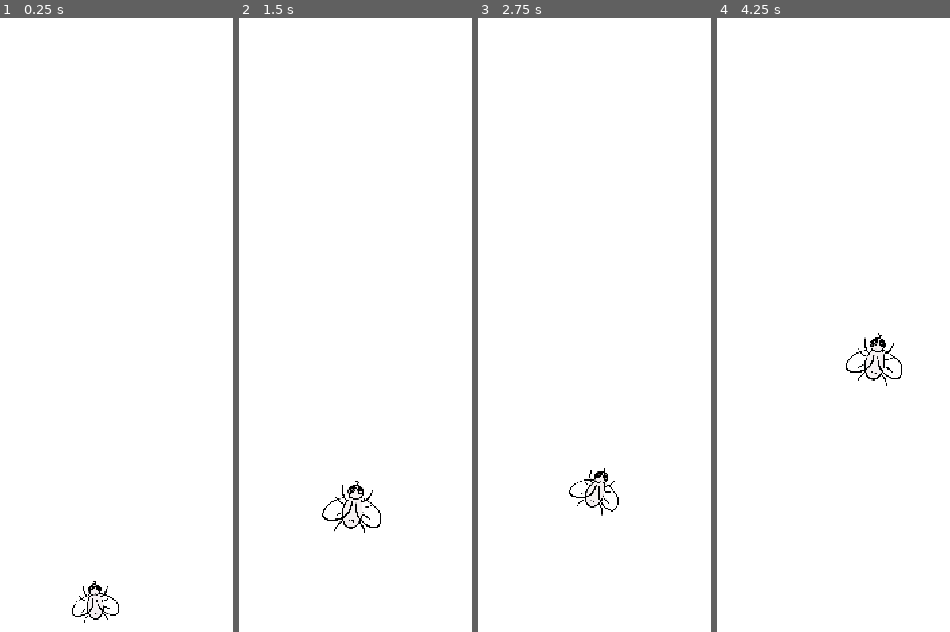
Above: before the commit, frames 1-4 (left to right).
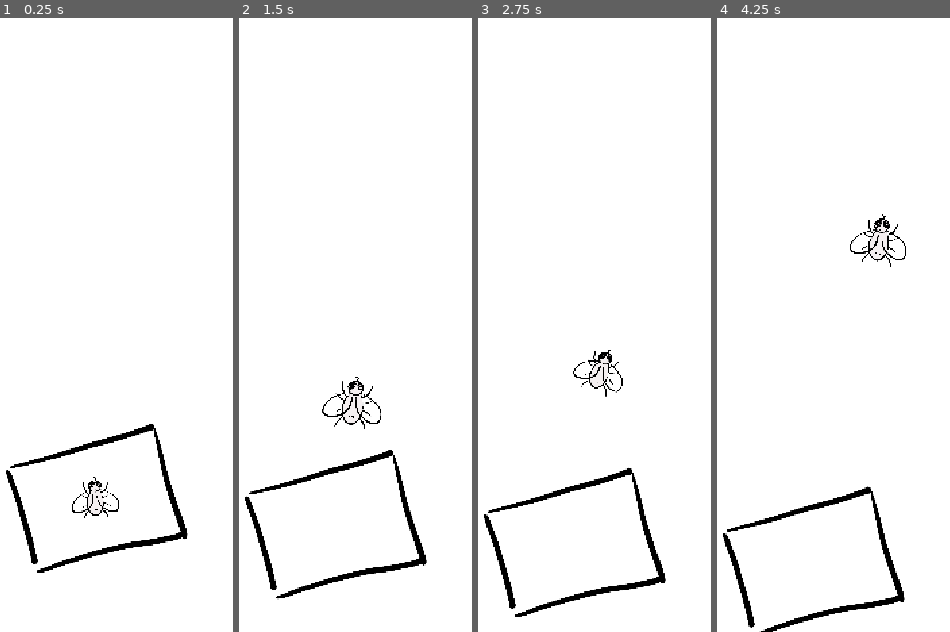
Above: after the commit, the same moments.

Repository: imikhassik/Fly-Game
Game: Godot game, scene res://scenes/test_level.tscn
Same seed, same stepped clock (60 frames per second), same inputs: the game is played once before the commit and once after it.
Inputs:
- Up to frame 1 (0.25 s): no input
- Up to frame 2 (1.5 s): tap Enter at 0.5 s; hold D (move_right) 0.53-1.28 s; tap Q (land) at 0.6, 1.35 s; hold S (move_down, bound only before the commit) from 1.28 s (still down)
- Up to frame 3 (2.75 s): release S (move_down, bound only before the commit) at 2.03 s; hold D (move_right) from 2.03 s (still down); tap Q (land) at 2.1 s
- Up to frame 4 (4.25 s): release D (move_right) at 2.78 s; hold W (move_up) 2.78-3.53 s; tap Q (land) at 2.85, 3.6 s; hold A (move_left) from 3.53 s (still down)

The runs differ from the first frame. In frame 1, 2.5% of the frame differs, in the area x 2-81%, y 66-99%; in frame 2, 2.7%, in the area x 2-81%, y 58-95%; in frame 3, 2.5%; in frame 4, 2.7%.

Commit message:
Implement platform management

Diff:
--- a/project.godot
+++ b/project.godot
@@ -36,12 +36,6 @@
 , Object(InputEventKey,"resource_local_to_scene":false,"resource_name":"","device":-1,"window_id":0,"alt_pressed":false …(186 unchanged characters)…
 ]
 }
-move_down={
-"deadzone": 0.2,
-"events": [Object(InputEventKey,"resource_local_to_scene":false,"resource_name":"","device":-1,"window_id":0,"alt_pressed":false,"shift_pressed":false,"ctrl_pressed":false,"meta_pressed":false,"pressed":false,"keycode":0,"physical_keycode":83,"key_label":0,"unicode":115,"location":0,"echo":false,"script":null)
-, Object(InputEventKey,"resource_local_to_scene":false,"resource_name":"","device":-1,"window_id":0,"alt_pressed":false,"shift_pressed":false,"ctrl_pressed":false,"meta_pressed":false,"pressed":false,"keycode":0,"physical_keycode":4194322,"key_label":0,"unicode":0,"location":0,"echo":false,"script":null)
-]
-}
 move_up={
 "deadzone": 0.2,
 "events": [Object(InputEventKey,"resource_local_to_scene":false,"resource_name":"","device":-1,"window_id":0,"alt_press …(192 unchanged characters)…
--- /dev/null
+++ b/scenes/platform.tscn
@@ -0,0 +1,69 @@
+[gd_scene format=3 uid="uid://7h5mmjjgn5c8"]
+
+[ext_resource type="Script" uid="uid://5uhp1jvq4vh4" path="res://scripts/platform.gd" id="1_6f2a1"]
+[ext_resource type="Texture2D" uid="uid://gq4gnvdu0pey" path="res://assets/platforms/platform1.PNG" id="1_u7qrw"]
+[ext_resource type="Texture2D" uid="uid://bstlses33dhg7" path="res://assets/platforms/platform2.PNG" id="2_6f2a1"]
+[ext_resource type="Texture2D" uid="uid://dvuqk73bhw8fn" path="res://assets/platforms/platform3.PNG" id="3_r8v6l"]
+[ext_resource type="Texture2D" uid="uid://bduy00076rkl6" path="res://assets/platforms/platform4.PNG" id="4_pvkk7"]
+[ext_resource type="Texture2D" uid="uid://c4f7dmu7or2tp" path="res://assets/platforms/platform5.PNG" id="5_1oqhx"]
+
+[node name="Platform" type="StaticBody2D" unique_id=1887111216]
+script = ExtResource("1_6f2a1")
+force_variant = null
+
+[node name="Variant1" type="Area2D" parent="." unique_id=1166040717]
+process_mode = 4
+visible = false
+
+[node name="Sprite2D" type="Sprite2D" parent="Variant1" unique_id=665022055]
+scale = Vector2(0.28618324, 0.28618324)
+texture = ExtResource("1_u7qrw")
+
+[node name="CollisionPolygon2D" type="CollisionPolygon2D" parent="Variant1" unique_id=1270553649]
+scale = Vector2(1.7581778, 1.7581774)
+polygon = PackedVector2Array(-77.921585, -48.34552, 71.09634, -55.73954, 76.78404, 56.30831, 0.4246025, 51.973755, -71.80928, 57.661465)
+
+[node name="Variant2" type="Area2D" parent="." unique_id=1019225492]
+process_mode = 4
+visible = false
+
+[node name="Sprite2D" type="Sprite2D" parent="Variant2" unique_id=417155102]
+scale = Vector2(0.29617834, 0.29617834)
+texture = ExtResource("2_6f2a1")
+
+[node name="CollisionPolygon2D" type="CollisionPolygon2D" parent="Variant2" unique_id=1767850555]
+polygon = PackedVector2Array(-142, -216, 158, -218, 144, 222, -26, 202, -134, 213)
+
+[node name="Variant3" type="Area2D" parent="." unique_id=1486432190]
+process_mode = 4
+visible = false
+
+[node name="Sprite2D" type="Sprite2D" parent="Variant3" unique_id=558444520]
+scale = Vector2(0.3022876, 0.3022876)
+texture = ExtResource("3_r8v6l")
+
+[node name="CollisionPolygon2D" type="CollisionPolygon2D" parent="Variant3" unique_id=584748534]
+polygon = PackedVector2Array(-54, -194, 153, -105, 60, 161, -71, 166, -151, 188, -152, -102)
+
+[node name="Variant4" type="Area2D" parent="." unique_id=412147068]
+process_mode = 4
+visible = false
+
+[node name="Sprite2D" type="Sprite2D" parent="Variant4" unique_id=354655070]
+scale = Vector2(0.30205417, 0.30205417)
+texture = ExtResource("4_pvkk7")
+
+[node name="CollisionPolygon2D" type="CollisionPolygon2D" parent="Variant4" unique_id=785938098]
+polygon = PackedVector2Array(-100, -103, -13, -136, 81, -153, 158, -126, 200, -62, 188, -3, 149, 62, 53, 130, -43, 153, -116, 145, -184, 98, -197, 32, -163, -39)
+
+[node name="Variant5" type="Area2D" parent="." unique_id=1196123664]
+
+[node name="Sprite2D" type="Sprite2D" parent="Variant5" unique_id=782280991]
+rotation = 0.06291634
+scale = Vector2(0.29512864, 0.2951286)
+texture = ExtResource("5_1oqhx")
+
+[node name="CollisionPolygon2D" type="CollisionPolygon2D" parent="Variant5" unique_id=2109624519]
+rotation = 0.06291634
+scale = Vector2(0.29512864, 0.2951286)
+polygon = PackedVector2Array(-84, -158, 216, -171, 136, 166, -10, 160, -153, 177, -213, 32, -154, -110, -43, -40)
--- a/scenes/test_level.tscn
+++ b/scenes/test_level.tscn
@@ -1,6 +1,8 @@
 [gd_scene format=3 uid="uid://cdigo6v4hqtgp"]
 
 [ext_resource type="PackedScene" uid="uid://4i81gl7adgsh" path="res://scenes/player.tscn" id="1_2venv"]
+[ext_resource type="PackedScene" uid="uid://7h5mmjjgn5c8" path="res://scenes/platform.tscn" id="2_paw1w"]
+[ext_resource type="Script" uid="uid://de30uwe0kujr0" path="res://scripts/platform_manager.gd" id="3_j6w7d"]
 
 [node name="Node2D" type="Control" unique_id=804871185]
 layout_mode = 3
@@ -18,5 +20,13 @@
 grow_horizontal = 2
 grow_vertical = 2
 
+[node name="Platform" parent="." unique_id=1887111216 instance=ExtResource("2_paw1w")]
+position = Vector2(360, 900)
+force_variant = 1
+
 [node name="CharacterBody2D" parent="." unique_id=1584304132 instance=ExtResource("1_2venv")]
-position = Vector2(360, 1040)
+position = Vector2(360, 900)
+
+[node name="PlatformManager" type="Node" parent="." unique_id=1790871871]
+script = ExtResource("3_j6w7d")
+starting_platform_path = NodePath("../Platform")
--- /dev/null
+++ b/scripts/platform.gd
@@ -0,0 +1,48 @@
+@tool
+extends StaticBody2D
+
+@export var force_variant: int = 0  # 0 = random, 1-5 = specific variant
+
+func _ready() -> void:
+	# Gather all variant nodes
+	var variants: Array[Node] = []
+	for child in get_children():
+		if child.name.begins_with("Variant"):
+			variants.append(child)
+
+	if variants.is_empty():
+		push_warning("No variants found in platform scene!")
+		return
+
+	# Determine which variant to use
+	var chosen: Node
+	if force_variant >= 1 and force_variant <= variants.size():
+		chosen = variants[force_variant - 1]
+	else:
+		chosen = variants.pick_random()
+
+	# Enable the chosen variant, disable all others
+	for variant in variants:
+		variant.visible = (variant == chosen)
+		variant.process_mode = PROCESS_MODE_DISABLED if variant != chosen else PROCESS_MODE_INHERIT
+
+	# Get the sprite and collision from the chosen variant
+	var sprite = chosen.get_node("Sprite2D")
+	var collision = chosen.get_node("CollisionPolygon2D")
+
+	# Use the existing scale set in the editor as the BASE scale
+	var base_scale = sprite.scale
+
+	var scale_factor = randf_range(0.8, 1.2)
+	var final_scale = base_scale * scale_factor
+	sprite.scale = final_scale
+	collision.scale = final_scale
+
+	# Apply random flip (optional)
+	sprite.flip_h = randi() % 2 == 0
+	sprite.flip_v = randi() % 2 == 0
+
+	# Apply random rotation (e.g., ±15 degrees)
+	var rotation_deg = randf_range(-15.0, 15.0)
+	sprite.rotation = deg_to_rad(rotation_deg)
+	collision.rotation = deg_to_rad(rotation_deg)
--- /dev/null
+++ b/scripts/platform_manager.gd
@@ -0,0 +1,93 @@
+extends Node
+
+@export var platform_scene: PackedScene = preload("res://scenes/platform.tscn")
+@export var spawn_x_margin: float = 50.0
+@export var platform_speed: float = 40.0
+@export var starting_platform_path: NodePath
+
+var spawn_interval: float = 20.0
+var spawn_timer: float = 0.0
+var is_moving: bool = false
+var active_platforms: Array[Node] = []
+var starting_platform: Node2D = null
+var starting_platform_added: bool = false
+
+func _ready() -> void:
+	print("PlatformManager _ready() called.")
+
+	var fly = get_tree().get_first_node_in_group("player")
+	print("Fly variable after lookup: ", fly)
+	if fly:
+		print("Fly found: ", fly.name)
+		fly.landed.connect(_on_fly_landed)
+		fly.took_off.connect(_on_fly_took_off)
+		print("Signals connected.")
+	else:
+		push_warning("No 'player' group found! PlatformManager cannot connect to fly.")
+
+	if starting_platform_path:
+		starting_platform = get_node(starting_platform_path)
+		if starting_platform:
+			print("Starting platform found: ", starting_platform.name)
+		else:
+			push_warning("Starting platform not found at path: ", starting_platform_path)
+	else:
+		push_warning("starting_platform_path not set in PlatformManager!")
+
+	# Initial spawn interval (first platform appears in this range)
+	spawn_interval = randf_range(15.0, 25.0)
+
+func _process(delta: float) -> void:
+	if not is_moving:
+		return
+
+	# Spawning
+	spawn_timer += delta
+	if spawn_timer >= spawn_interval:
+		spawn_timer = 0.0
+		spawn_platform()
+		# Subsequent platforms spawn every 35–50 seconds
+		spawn_interval = randf_range(35.0, 50.0)
+
+	# Movement
+	for platform in active_platforms:
+		if is_instance_valid(platform):
+			platform.position.y += platform_speed * delta
+
+			var screen_size: Vector2 = get_viewport().get_visible_rect().size
+			if platform.position.y > screen_size.y + 200:
+				active_platforms.erase(platform)
+				platform.queue_free()
+
+func spawn_platform() -> void:
+	print("spawn_platform() called!")
+
+	if platform_scene == null:
+		push_warning("Platform scene not assigned in PlatformManager!")
+		return
+
+	var new_platform = platform_scene.instantiate()
+
+	var screen_size: Vector2 = get_viewport().get_visible_rect().size
+	var random_x = randf_range(spawn_x_margin, screen_size.x - spawn_x_margin)
+
+	new_platform.position = Vector2(random_x, -250)
+
+	get_tree().current_scene.add_child(new_platform)
+	active_platforms.append(new_platform)
+
+	print("Platform spawned at: ", new_platform.position)
+
+func _on_fly_landed() -> void:
+	print("_on_fly_landed() called - pausing movement")
+	is_moving = false
+
+func _on_fly_took_off() -> void:
+	print("_on_fly_took_off() called - resuming movement")
+	is_moving = true
+	spawn_timer = 0.0
+
+	if starting_platform and not starting_platform_added:
+		active_platforms.append(starting_platform)
+		starting_platform_added = true
+		print("Starting platform added to active list.")
--- a/scripts/player.gd
+++ b/scripts/player.gd
@@ -1,4 +1,7 @@
 extends CharacterBody2D
+
+signal landed
+signal took_off
 
 # ----- STATES -----
 enum FlyState { FLYING, LANDING, LANDED, TAKING_OFF }
@@ -11,7 +14,7 @@
 @export var walk_speed: float = 150.0
 
 # ----- FLYING -----
-@export var forward_speed: float = 35.0        # constant drift
+@export var forward_speed: float = 60.0        # constant drift
 @export var up_boost: float = 160.0            # extra speed when W pressed
 
 # ----- LANDING / TAKEOFF -----
@@ -29,12 +32,17 @@
 	original_scale = $Sprite2D.scale
 	$Sprite2D.scale = original_scale * landing_scale_target
 	$Sprite2D.rotation = 0.0
+	add_to_group("player")
 
 func _physics_process(delta: float) -> void:
-	var input_vector: Vector2 = Input.get_vector(
-		"move_left", "move_right",
-		"move_up", "move_down"
-	)
+	var input_vector := Vector2.ZERO
+	if Input.is_action_pressed("move_left"):
+		input_vector.x -= 1.0
+	if Input.is_action_pressed("move_right"):
+		input_vector.x += 1.0
+	if Input.is_action_pressed("move_up"):
+		input_vector.y -= 1.0
+	# 'move_down' is intentionally omitted (does nothing)
 
 	if Input.is_action_just_pressed("land"):
 		match state:
@@ -117,7 +125,7 @@
 			print("Landed!")
 
 # ----- TAKING OFF STATE -----
-func take_off_update(delta: float) -> void:
+func take_off_update(_delta: float) -> void:
 	var forward_dir: Vector2 = Vector2(0, -1).rotated(rotation)
 	velocity = forward_dir * takeoff_forward_speed
 	move_and_slide()
@@ -131,10 +139,12 @@
 func start_landing() -> void:
 	state = FlyState.LANDING
 	vertical_velocity = velocity.length()
+	landed.emit()
 	print("Landing started...")
 
 func start_take_off() -> void:
 	state = FlyState.TAKING_OFF
+	took_off.emit()
 	print("Taking off...")
 
 # ----- SCALE TRANSITIONS -----
Binary file added: assets/platforms/platform1.PNG
Not shown, added: assets/platforms/platform1.PNG.import
Binary file added: assets/platforms/platform2.PNG
Not shown, added: assets/platforms/platform2.PNG.import
Binary file added: assets/platforms/platform3.PNG
Not shown, added: assets/platforms/platform3.PNG.import
Binary file added: assets/platforms/platform4.PNG
Not shown, added: assets/platforms/platform4.PNG.import
Binary file added: assets/platforms/platform5.PNG
Not shown, added: assets/platforms/platform5.PNG.import
Not shown, added: scripts/platform.gd.uid
Not shown, added: scripts/platform_manager.gd.uid
